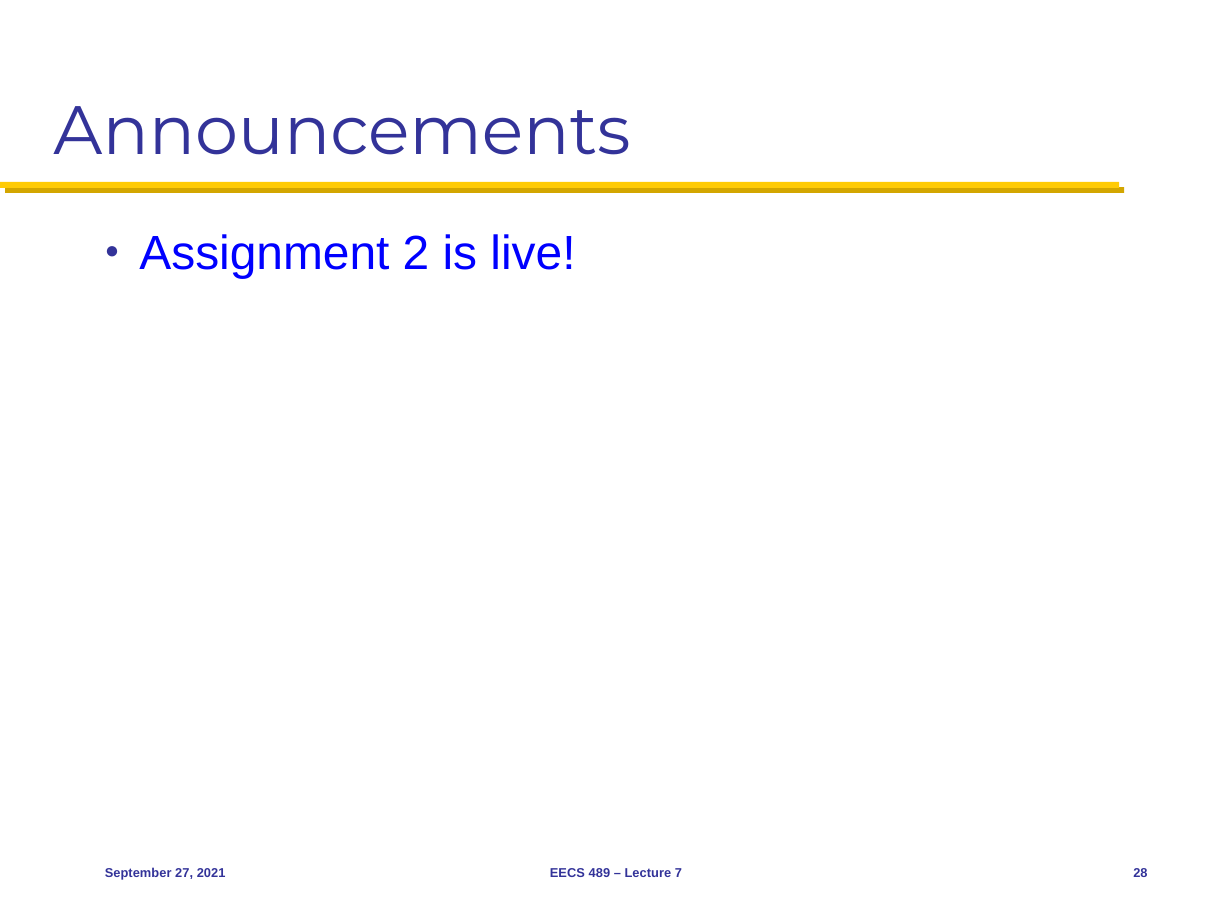
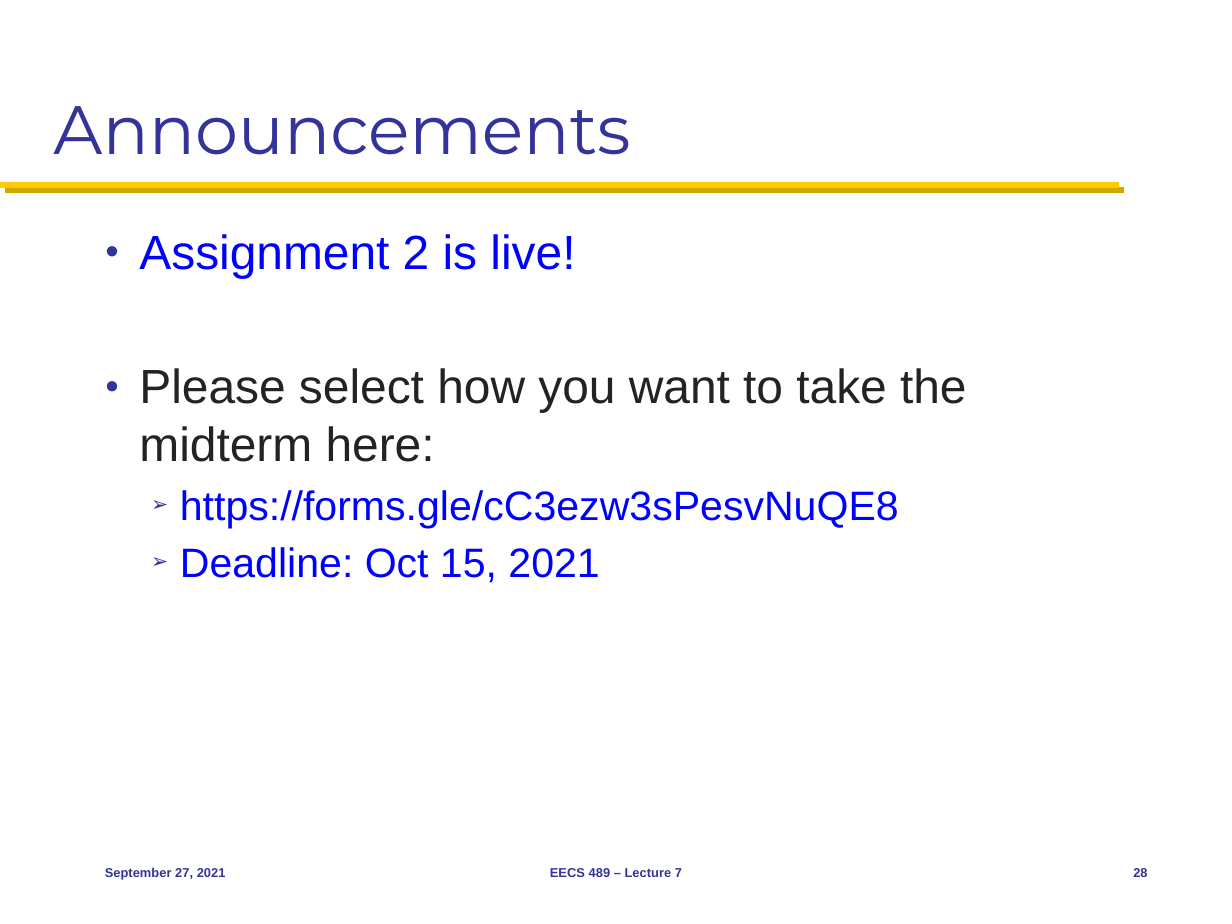
Before and after one commit to mosharaf/eecs489, a slide deck: slide 28 of Slides/092721.pptx. Drawn at 1232x924 pixels with LibreOffice and Linux fonts; fonts in the diff are those of the drawing. Boxes give left, top, right and bottom in pixels: in the first picture for what was removed or moved away, otherwise in the second. Text is boxed around its words. In the diff, an @@ line names an element or a change of style, - is before the commit and + after.

Commit message:
Updates to Sep 27 slides

```diff
--- a/Slides/092721.pptx
+++ b/Slides/092721.pptx
@@ text at (139, 368, 967, 583): paragraphs added @@
+● Please select how you want to take the midterm here:
+  ➢ https://forms.gle/cC3ezw3sPesvNuQE8
+  ➢ Deadline: Oct 15, 2021
```
